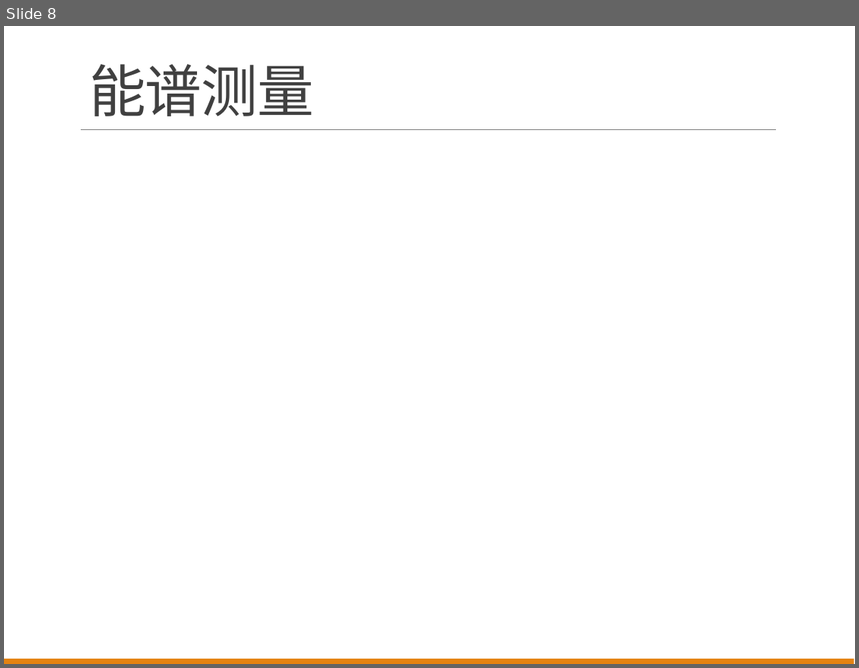
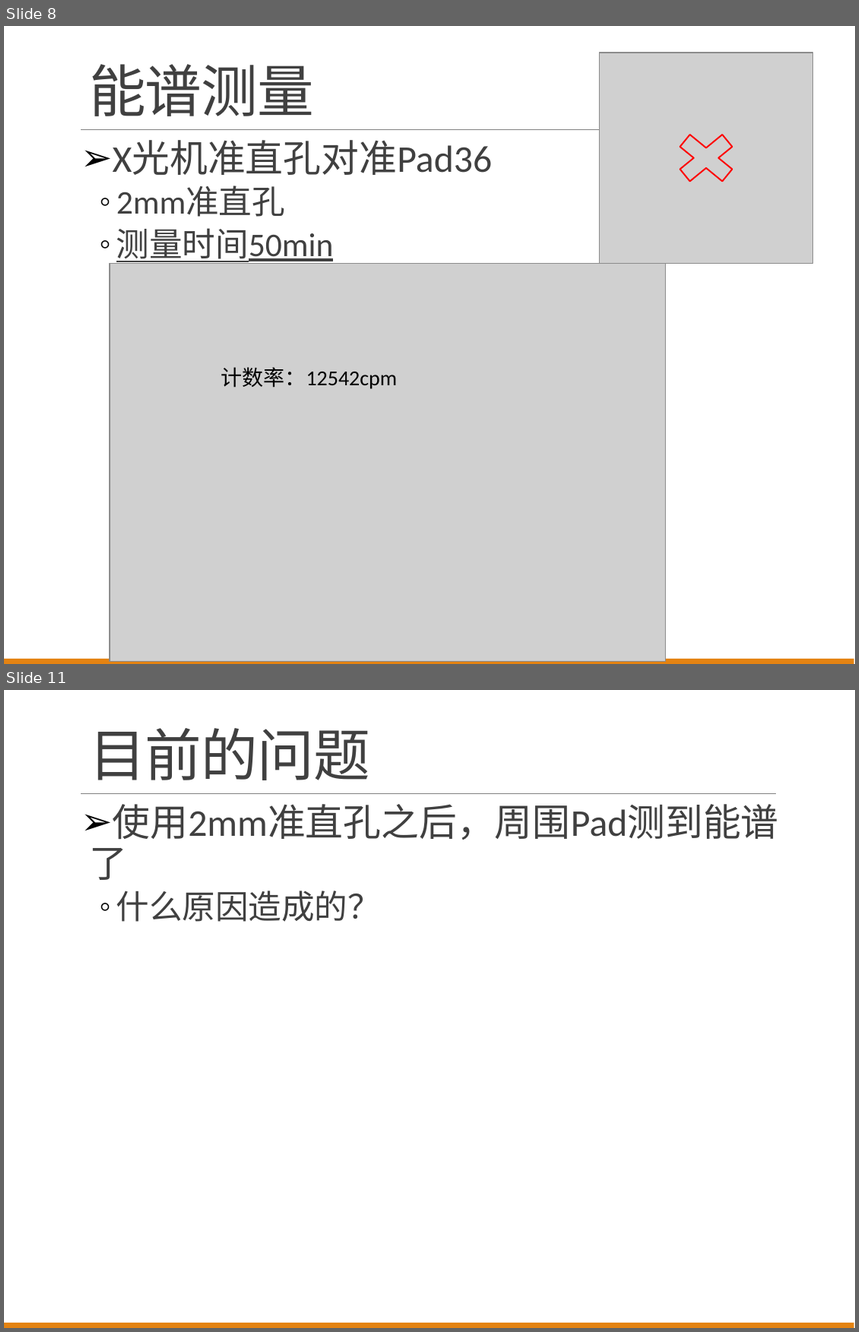
Before and after one commit to wyu0725/SDHCAL_DAQ, a slide deck: Slides/SDHCAL_Report_20170621.pptx. Shown one above the other, each under a label of ours: slide 8 before the commit, slides 8 and 11 after it; the slides between them are not shown. The pictures are 859x668 and 859x1332 pixels, drawn with LibreOffice and Linux fonts; fonts in the diff are those of the drawing; grey boxes stand for pictures. Boxes give left, top, right and bottom in pixels: in the first picture for what was removed or moved away, otherwise in the second. Text is boxed around its words. In the diff, an @@ line names an element or a change of style, - is before the commit and + after.

```diff
--- a/Slides/SDHCAL_Report_20170621.pptx
+++ b/Slides/SDHCAL_Report_20170621.pptx
@@ slide 11 added at box(4, 690, 855, 1328), background #FFFFFF; not listed: 2 template elements that a slide beside it also shows @@
@@ title added at box(89, 728, 370, 780), 48 pt, text #404040 @@
+目前的问题
@@ text added at box(113, 804, 779, 922), 32 pt, text #404040 @@
+➢ 使用2mm准直孔之后，周围Pad测到能谱了
+  ◦ 什么原因造成的？
@@ slide 8 changed as well @@
@@ picture added at box(600, 53, 813, 263) @@
@@ cross added at box(665, 125, 747, 191), outline #FF0000 1.25 pt @@
@@ text added at box(113, 141, 493, 265), 28 pt, text #404040 @@
+➢ X光机准直孔对准Pad36
+  ◦ 2mm准直孔
+  ◦ 测量时间50min
@@ picture added at box(110, 263, 665, 662) @@
@@ text added at box(221, 367, 398, 389), 18 pt, text #000000 @@
+计数率：12542cpm
```
Also in this commit, not shown: 8 other slides changed, 2 other slides added, 1 slide removed.
